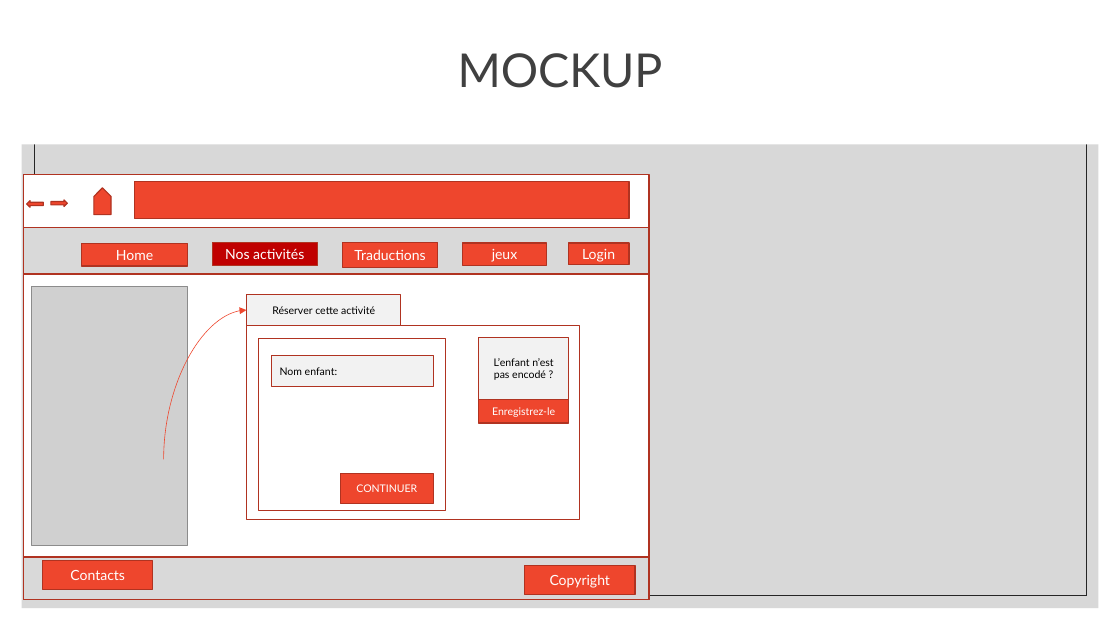
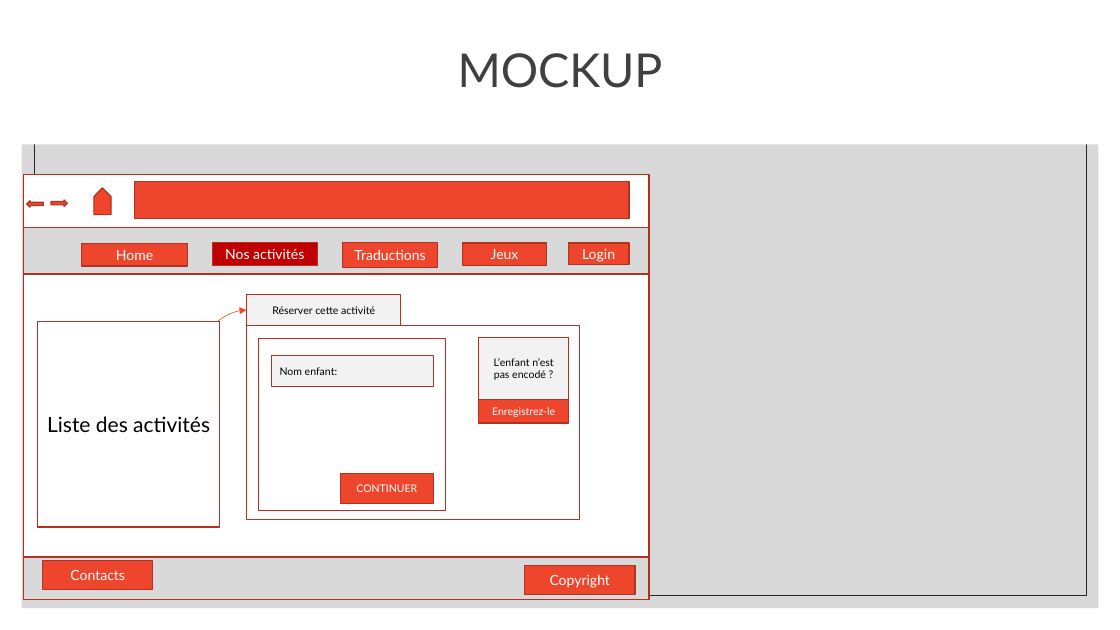
Before and after one commit to Umuhire-H/kinana_symfony, a slide deck: slide 9 of documentation/kinana.pptx. Drawn at 1120x630 pixels with LibreOffice and Linux fonts; fonts in the diff are those of the drawing; grey boxes stand for pictures; background and template pictures are left out. Boxes give left, top, right and bottom in pixels: in the first picture for what was removed or moved away, otherwise in the second. Text is boxed around its words. In the diff, an @@ line names an element or a change of style, - is before the commit and + after.

```diff
--- a/documentation/kinana.pptx
+++ b/documentation/kinana.pptx
@@ text in rectangle at (491, 249, 519, 259): text changed @@
-jeux
+Jeux
@@ picture removed at (32, 287, 187, 545) @@
@@ rectangle added at (38, 322, 219, 528), fill #FFFFFF, outline #B03421 1 pt, 18 pt, text #000000 @@
+Liste des activités
```
Also in this commit, not shown: 2 other slides changed, 3 other files.
